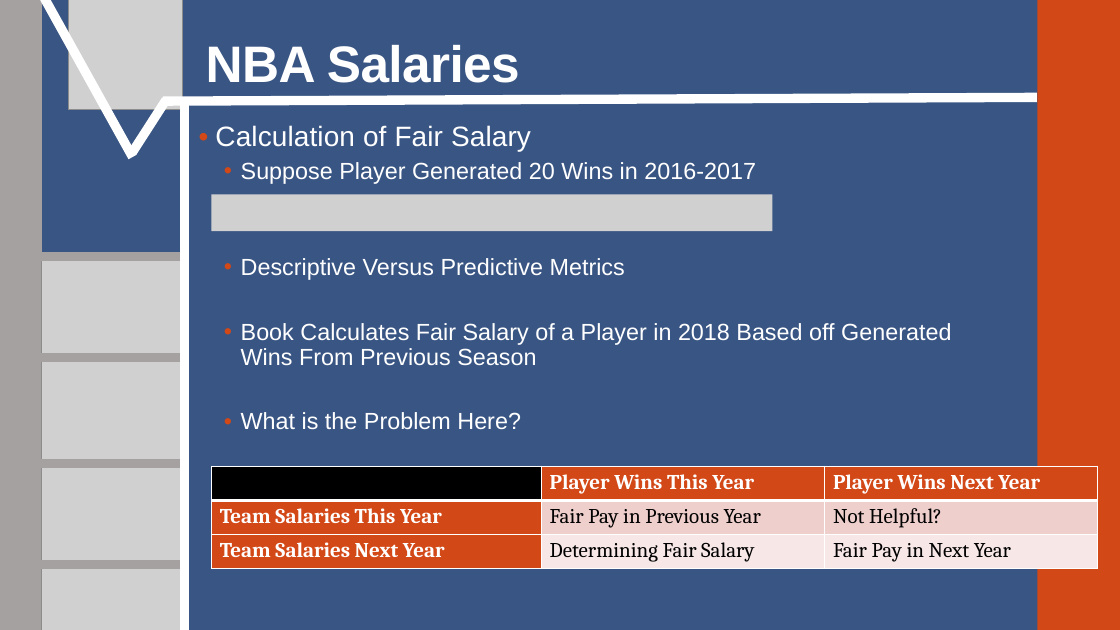
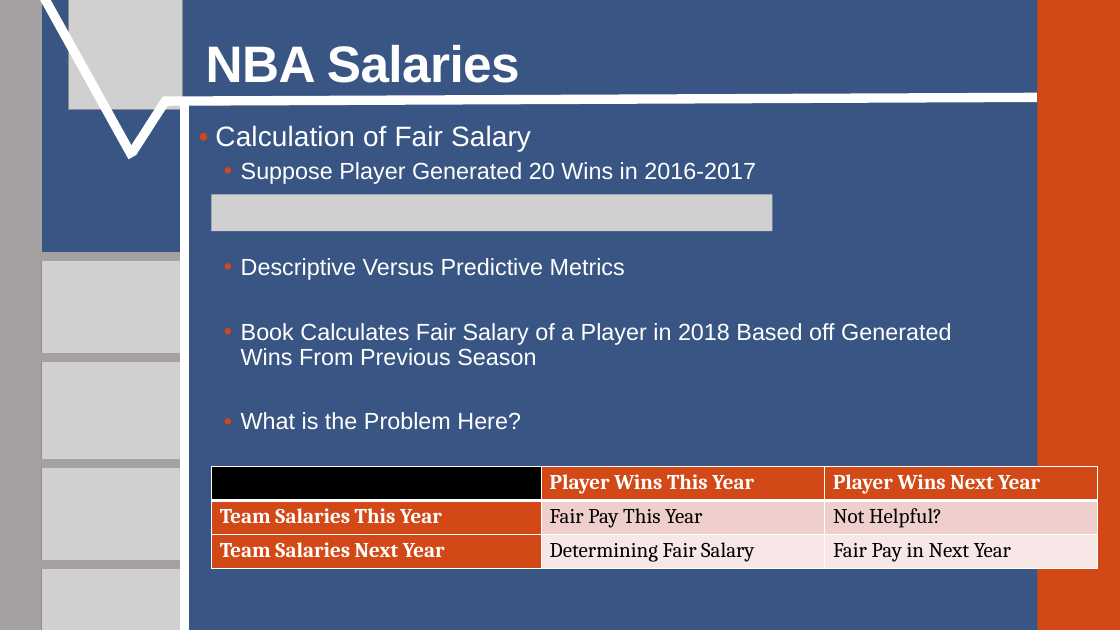
Before and after one commit to SuperMarioGiacomazzo/STOR538_WEBSITE, a slide deck: slide 6 of Slides/Basketball 4/Basketball_4_Lecture.pptx. Drawn at 1120x630 pixels with LibreOffice and Linux fonts; fonts in the diff are those of the drawing; grey boxes stand for pictures. Boxes give left, top, right and bottom in pixels: in the first picture for what was removed or moved away, otherwise in the second. Text is boxed around its words. In the diff, an @@ line names an element or a change of style, - is before the commit and + after.

```diff
--- a/Slides/Basketball 4/Basketball_4_Lecture.pptx
+++ b/Slides/Basketball 4/Basketball_4_Lecture.pptx
@@ table at (212, 466, 1098, 569) @@
-row 2, column 2: Fair Pay in Previous Year
+row 2, column 2: Fair Pay This Year
```
Also in this commit, not shown: 4 other files.
